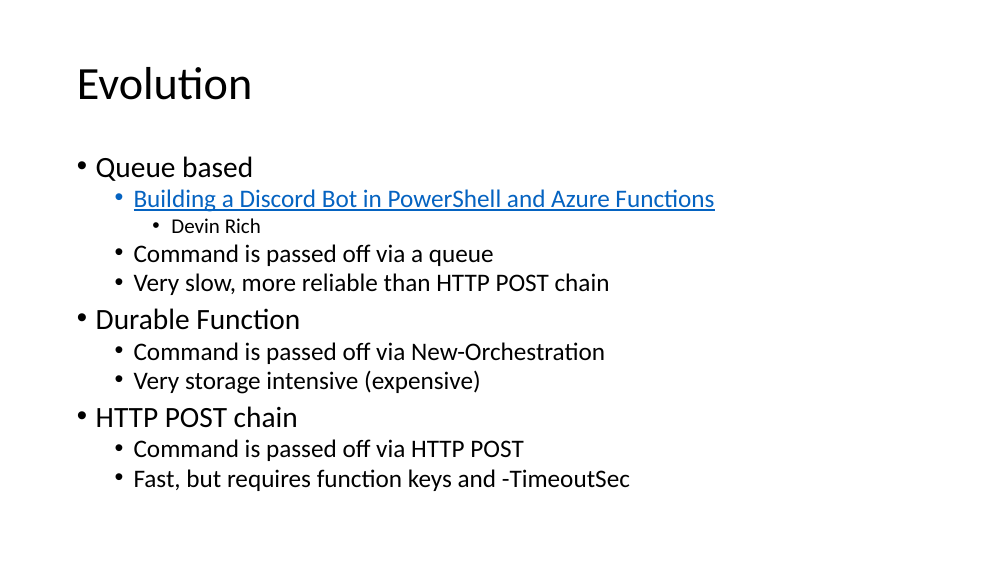
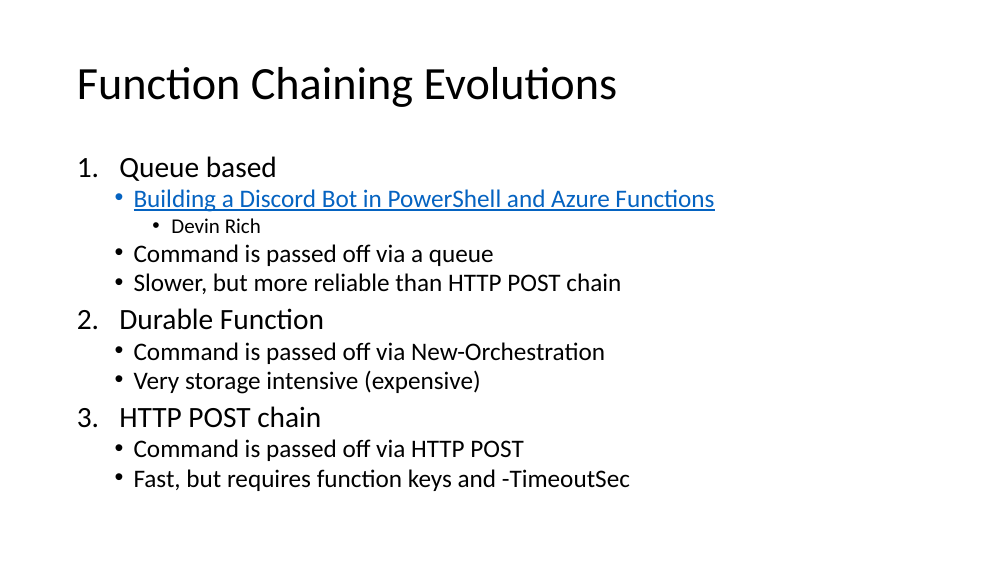
Before and after one commit to ThePoShWolf/Sessions, a slide deck: slide 12 of 2023-04-26 - Building a serverless Discord bot/PowerShell Summit 2023 - Serverless Discord bot.pptx (slide 19 before the commit). Drawn at 1008x567 pixels with LibreOffice and Linux fonts; fonts in the diff are those of the drawing; background and template pictures are left out. Boxes give left, top, right and bottom in pixels: in the first picture for what was removed or moved away, otherwise in the second. Text is boxed around its words. In the diff, an @@ line names an element or a change of style, - is before the commit and + after.

```diff
--- a/2023-04-26 - Building a serverless Discord bot/PowerShell Summit 2023 - Serverless Discord bot.pptx
+++ b/2023-04-26 - Building a serverless Discord bot/PowerShell Summit 2023 - Serverless Discord bot.pptx
@@ title at [77, 67, 618, 107]: text changed @@
-Evolution
+Function Chaining Evolutions
@@ text at [119, 156, 324, 428]: bullet • to 1. @@
@@ text at [134, 273, 621, 294]: text changed @@
-  • Very slow, more reliable than HTTP POST chain
+  • Slower, but more reliable than HTTP POST chain
```
Also in this commit, not shown: 3 other slides changed, 2 slides added.
